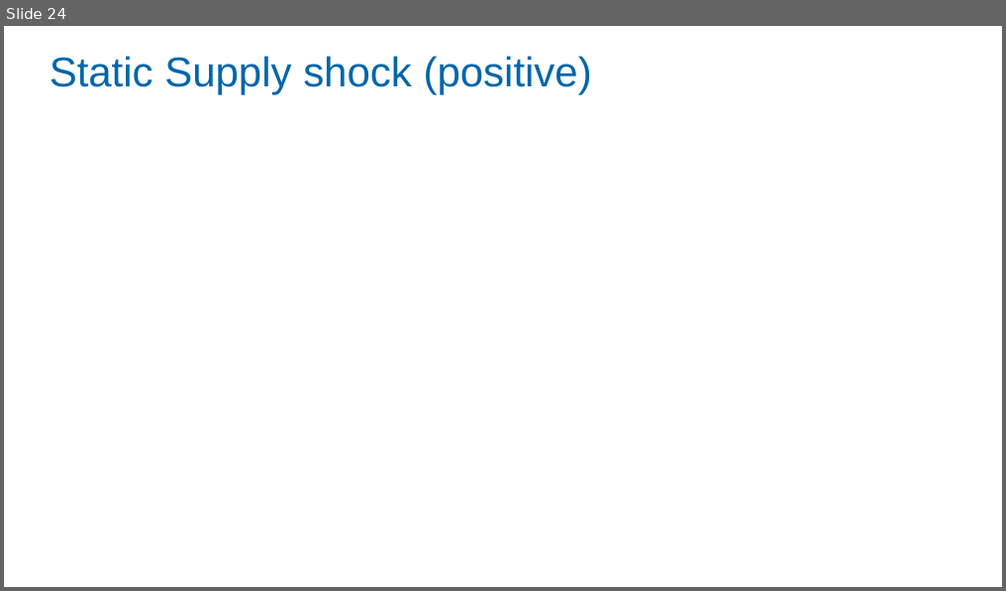
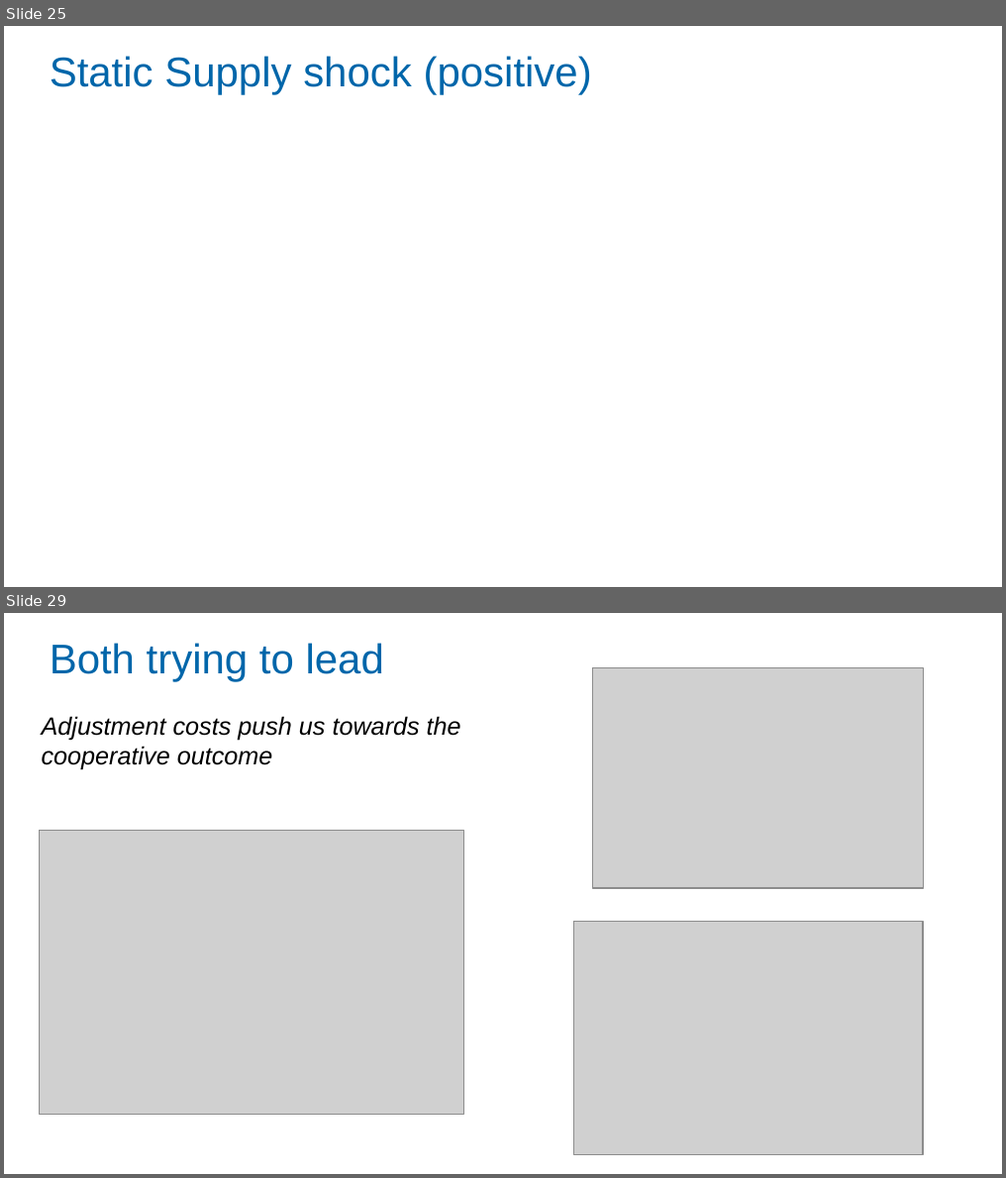
Before and after one commit to Zjub/TVHENZ, a slide deck: MF coordination/SI_game/RBA Coffee Monetary and Fiscal Policy Coordination.pptx. Shown one above the other, each under a label of ours: slide 24 before the commit, slides 25 and 29 after it; the slides between them are not shown. The pictures are 1006x591 and 1006x1178 pixels, drawn with LibreOffice and Linux fonts; fonts in the diff are those of the drawing; grey boxes stand for pictures. Boxes give left, top, right and bottom in pixels: in the first picture for what was removed or moved away, otherwise in the second. Text is boxed around its words. In the diff, an @@ line names an element or a change of style, - is before the commit and + after.

```diff
--- a/MF coordination/SI_game/RBA Coffee Monetary and Fiscal Policy Coordination.pptx
+++ b/MF coordination/SI_game/RBA Coffee Monetary and Fiscal Policy Coordination.pptx
@@ slide 29 added at <box>4,613,1002,1174</box>, background #FFFFFF @@
@@ title added at <box>50,643,384,682</box>, 30 pt, text #0066AA @@
+Both trying to lead
@@ picture added at <box>593,667,923,888</box> @@
@@ text added at <box>42,716,461,770</box>, 18 pt, text #000000, italic @@
+Adjustment costs push us towards the cooperative outcome
@@ picture added at <box>39,831,463,1114</box> @@
@@ picture added at <box>574,921,923,1155</box> @@
@@ what was slide 24 is now slide 25 @@
```
Also in this commit, not shown: 15 slides changed, 3 other slides added, 1 slide removed, 7 other files.
